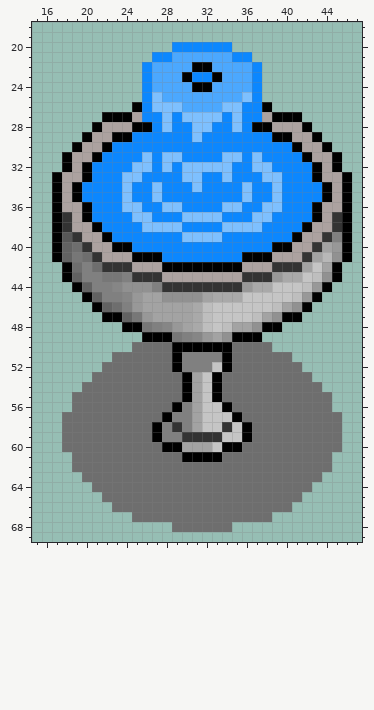
File history of a sprite sheet, Release/resources/object_fountain_1.png. Above: the version before the commit.
The file is 64x78 pixels. Colours within 5 levels of each other are drawn and written as one. Shown: x 15..47, y 18..69.
New version:
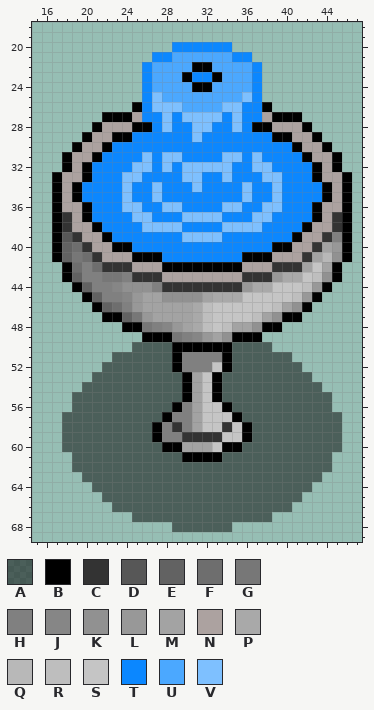
Palette (. is transparent): A #00000080  B #000000  C #333333  D #575757  E #626262  F #6e6e6e  G #777777  H #808080  J #868686  K #919191  L #989898  M #a3a3a3  N #aca2a0  P #a9a9a9  Q #b8b8b8  R #bebebe  S #c5c5c5  T #0b87ff  U #4ba8ff  V #7ec0ff
The exact change:
@@ x 15..47 @@
 49 ...........BBBGHJLMKBBB..........
-50 ..........FFFFBBBBBBFFFF.........
-51 ........FFFFFFBHHHHBFFFFFF.......
-52 .......FFFFFFFBHHHSBFFFFFFF......
-53 ......FFFFFFFFFBMSBFFFFFFFFF.....
-54 .....FFFFFFFFFFBMSBFFFFFFFFFF....
-55 ....FFFFFFFFFFFBMSBFFFFFFFFFFF...
-56 ....FFFFFFFFFFBHMSSBFFFFFFFFFF...
-57 ...FFFFFFFFFFBHHMSSSBFFFFFFFFFF..
-58 ...FFFFFFFFFBHCHMSSCSBFFFFFFFFF..
-59 ...FFFFFFFFFBHHCCCCSSBFFFFFFFFF..
-60 ...FFFFFFFFFFBBMMMSBBFFFFFFFFFF..
-61 ....FFFFFFFFFFFBBBBFFFFFFFFFFF...
-62 ....FFFFFFFFFFFFFFFFFFFFFFFFFF...
-63 .....FFFFFFFFFFFFFFFFFFFFFFFF....
-64 ......FFFFFFFFFFFFFFFFFFFFFF.....
-65 .......FFFFFFFFFFFFFFFFFFFF......
-66 ........FFFFFFFFFFFFFFFFFF.......
-67 ..........FFFFFFFFFFFFFF.........
-68 ..............FFFFFF.............
+50 ..........AAAABBBBBBAAAA.........
+51 ........AAAAAABHHHHBAAAAAA.......
+52 .......AAAAAAABHHHSBAAAAAAA......
+53 ......AAAAAAAAABMSBAAAAAAAAA.....
+54 .....AAAAAAAAAABMSBAAAAAAAAAA....
+55 ....AAAAAAAAAAABMSBAAAAAAAAAAA...
+56 ....AAAAAAAAAABHMSSBAAAAAAAAAA...
+57 ...AAAAAAAAAABHHMSSSBAAAAAAAAAA..
+58 ...AAAAAAAAABHCHMSSCSBAAAAAAAAA..
+59 ...AAAAAAAAABHHCCCCSSBAAAAAAAAA..
+60 ...AAAAAAAAAABBMMMSBBAAAAAAAAAA..
+61 ....AAAAAAAAAAABBBBAAAAAAAAAAA...
+62 ....AAAAAAAAAAAAAAAAAAAAAAAAAA...
+63 .....AAAAAAAAAAAAAAAAAAAAAAAA....
+64 ......AAAAAAAAAAAAAAAAAAAAAA.....
+65 .......AAAAAAAAAAAAAAAAAAAA......
+66 ........AAAAAAAAAAAAAAAAAA.......
+67 ..........AAAAAAAAAAAAAA.........
+68 ..............AAAAAA.............
 69 .................................
Changed places in both pictures, as pixel boxes (x1, y1, x2, y2):
changed: (62, 342, 342, 532)
